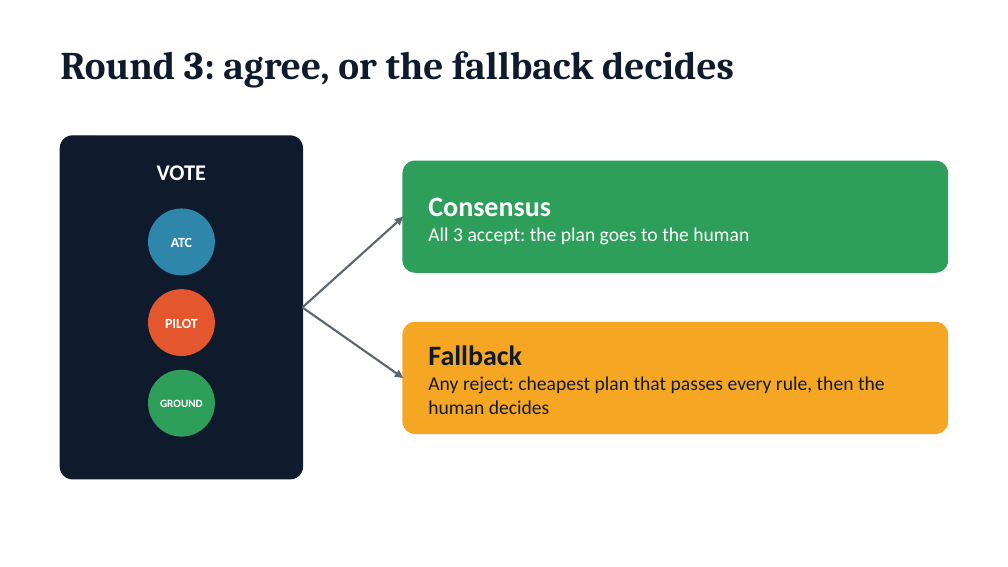
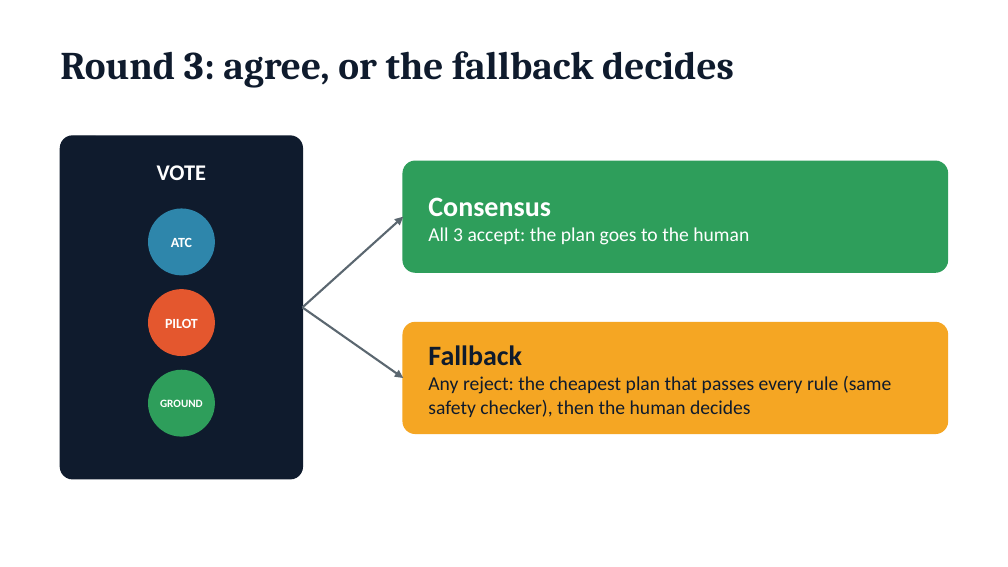
Before and after one commit to vishnuroxx/AnthropicHackathonWinner, a slide deck: slide 10 of pitch.pptx. Drawn at 1008x567 pixels with LibreOffice and Linux fonts; fonts in the diff are those of the drawing. Boxes give left, top, right and bottom in pixels: in the first picture for what was removed or moved away, otherwise in the second. Text is boxed around its words. In the diff, an @@ line names an element or a change of style, - is before the commit and + after.

```diff
--- a/pitch.pptx
+++ b/pitch.pptx
@@ text at (x1=428, y1=376, x2=891, y2=417): text changed @@
-Any reject: cheapest plan that passes every rule, then the human decides
+Any reject: the cheapest plan that passes every rule (same safety checker), then the human decides
```
Also in this commit, not shown: 3 other slides changed, 3 other files.
